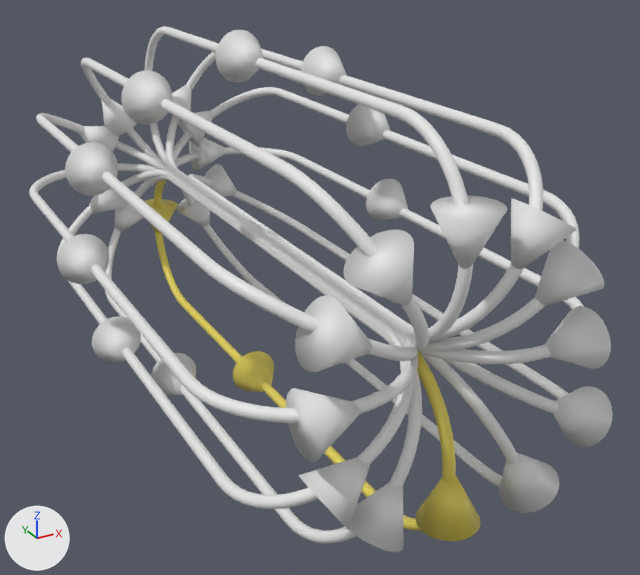
The glTF model magneticFieldLinesForGltf.gltf: old version first, new version second.
Both versions are drawn from a camera (50 mm lens) standing at (-5.02, -10.84, 4.38) and looking at (0.57, -0.68, -0.7). Every picture has the same lights, and +X, +Y and +Z are marked at lower left. Where no turn or scale is listed for an object, it has been applied to the vertices.
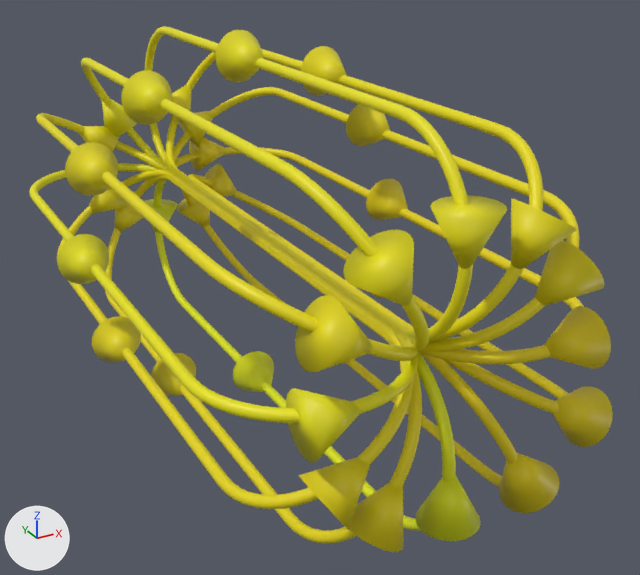
Commit message: testing color change to yellow.

Edits to the bpy script that builds the scene:
```text
Change mat_none_001:
    mat_none_001.base_color: (0.8, 0.667, 0.109) -> (0.747, 0.8, 0.00611)  # yellow #e7d55d -> yellow #e0e712
Change mat_none_003:
    mat_none_003.base_color: (0.8, 0.8, 0.8) -> (0.8, 0.677, 0.00322)  # white #e7e7e7 -> yellow #e7d70b
Change mat_none_004:
    mat_none_004.base_color: (0.8, 0.8, 0.8) -> (0.8, 0.733, 0.00505)  # white #e7e7e7 -> yellow #e7de10
Change mat_none_005:
    mat_none_005.base_color: (0.8, 0.8, 0.8) -> (0.8, 0.699, 0.00166)  # white #e7e7e7 -> yellow #e7da05
Change mat_none_006:
    mat_none_006.base_color: (0.8, 0.8, 0.8) -> (0.8, 0.736, 0.00268)  # white #e7e7e7 -> yellow #e7df09
Change mat_none_007:
    mat_none_007.base_color: (0.8, 0.8, 0.8) -> (0.8, 0.755, 0.00318)  # white #e7e7e7 -> yellow #e7e10a
Change mat_none_008:
    mat_none_008.base_color: (0.8, 0.8, 0.8) -> (0.8, 0.699, 0.00166)  # white #e7e7e7 -> yellow #e7da05
Change mat_none_010:
    mat_none_010.base_color: (0.8, 0.8, 0.8) -> (0.8, 0.676, 0.00439)  # white #e7e7e7 -> yellow #e7d70e
Change mat_none_011:
    mat_none_011.base_color: (0.8, 0.8, 0.8) -> (0.8, 0.643, 0.00111)  # white #e7e7e7 -> yellow #e7d204
Change mat_none_012:
    mat_none_012.base_color: (0.8, 0.8, 0.8) -> (0.8, 0.64, 0.00317)  # white #e7e7e7 -> yellow #e7d10a
Change me_cone_009:
    where me_cone_009.from_pydata(...)  # 699 vertices, 1386 faces; spans x -1.35..1.09, y -4.99..4.94, z -1.06..0.73
    remove me_cone_009.materials.append(mat_none_009)  # white #e7e7e7
    add me_cone_009.materials.append(mat_none_003)  # yellow #e7d70b
```

What differs and where, as boxes (x1, y1, x2, y2) in the pictures (640 x 575 px):
'Cone.008', recoloured (white to yellow)
    both: (36, 113, 418, 372)
'Cone.009', recoloured (white to yellow)
    both: (57, 169, 414, 529)
'Cone.006', recoloured (white to yellow)
    both: (81, 58, 429, 351)
'Cone.004', recoloured (white to yellow)
    both: (145, 26, 507, 342)
'Cone.007', recoloured (white to yellow)
    both: (29, 163, 418, 463)
'Cone.005', recoloured (white to yellow)
    both: (166, 46, 577, 341)
'Cone.003', recoloured (white to yellow)
    both: (174, 87, 604, 352)
'Cone.010', recoloured (white to yellow)
    both: (105, 176, 422, 552)
'Cone.001', recoloured (white to yellow)
    both: (175, 137, 611, 369)
'Cone.002', recoloured
    both: (144, 180, 481, 541)
'Cone.011', recoloured (white to yellow)
    both: (188, 164, 613, 447)
'Cone.012', recoloured (white to yellow)
    both: (177, 189, 559, 513)
